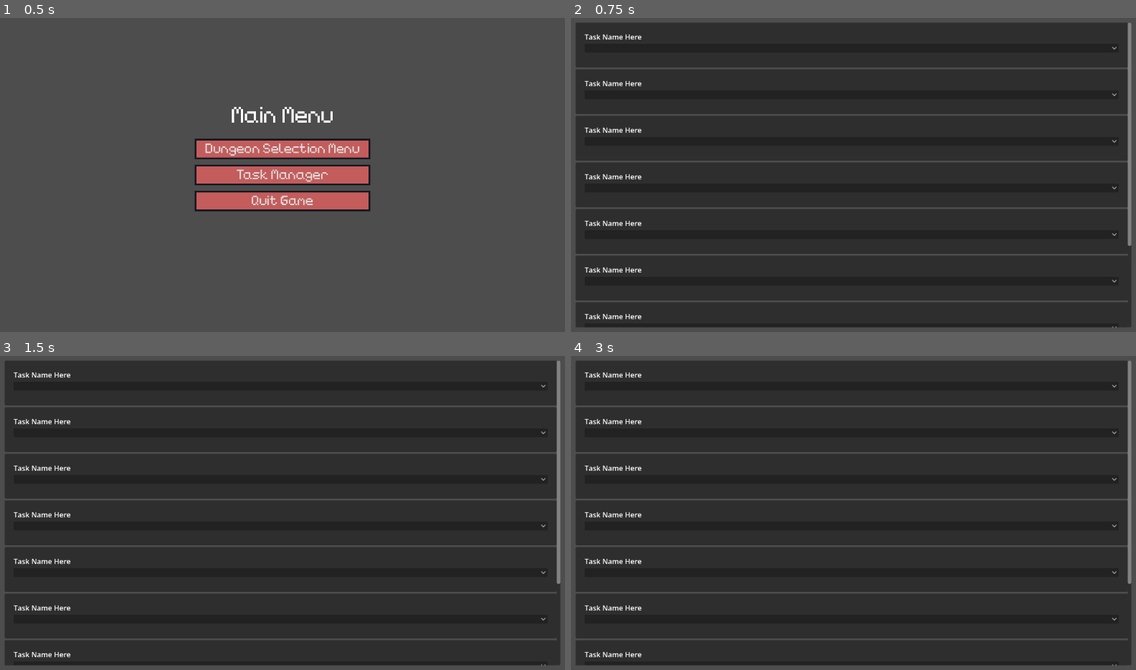
Above: before the commit, frames 1-4 (two rows, left to right).
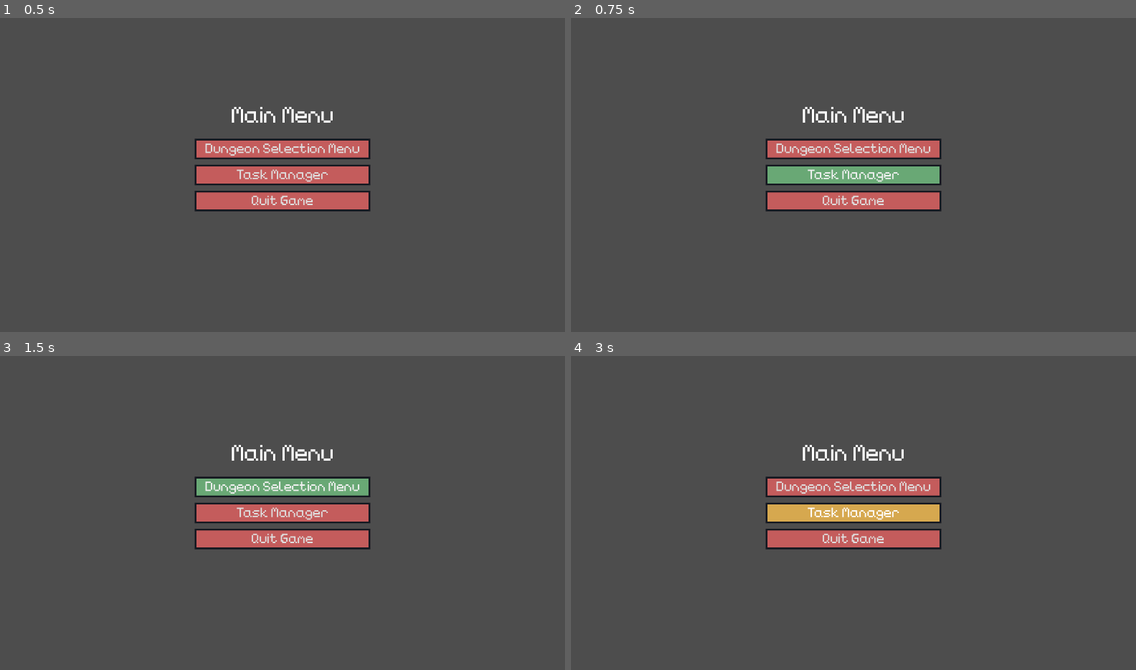
Above: after the commit, the same moments.

Repository: TheHumanMRP/RPG-Life-Tracker
Game: Godot game, scene res://Folders/Systems/Main/Scenes/main_scene.tscn
The game is run twice, just before and just after one commit, with the same random seed, the same clock (stepped at 60 frames per second) and the same inputs. The engine's default icon, where the game draws it, is replaced by a stand-in: a white triangle on a blue panel in a dark square.
Inputs (mouse positions are in pixels of both pictures, inside the frame that each line leads up to):
- Up to frame 1 (0.5 s): no input
- Up to frame 2 (0.75 s): click "Task Manager" at 0.5 s
- Up to frame 3 (1.5 s): click (282, 487) at 1.25 s, where only the run after the commit has a clickable "Dungeon Selection Menu"
- Up to frame 4 (3 s): click (853, 387) at 2.02 s; move the mouse to (853, 513) at 2.77 s; hold D (move_right) from 2.78 s (still down); tap E (equip_item) at 2.85 s; click (853, 513) at 2.92 s

Frame 1 is identical in both runs. In frame 2, 90% of the frame differs, in the area x 0-100%, y 1-99%; in frame 3, 90%; in frame 4, 90%.
Error after the commit: Parse Error: Expected parameter name. (res://Folders/Systems/Globals/Signal_Bus.gd:70)

Commit message:
Auto commit at 2026-10-10 17:48:52

Diff:
--- a/Folders/Systems/Globals/Signal_Bus.gd
+++ b/Folders/Systems/Globals/Signal_Bus.gd
@@ -67,7 +67,7 @@
 # ==============================================
 
 signal get_text_input_from_user(question: String, request_sender: Node, user_input_line_edit_placeholder_text: String)
-signal text_input_submitted_by_user(text_sumitted: String, request_sender: Node)
+signal text_input_submitted_by_user(text_sumitted: String, , request_sender: Node)
 
 # ==============================================
 # Set process mode
